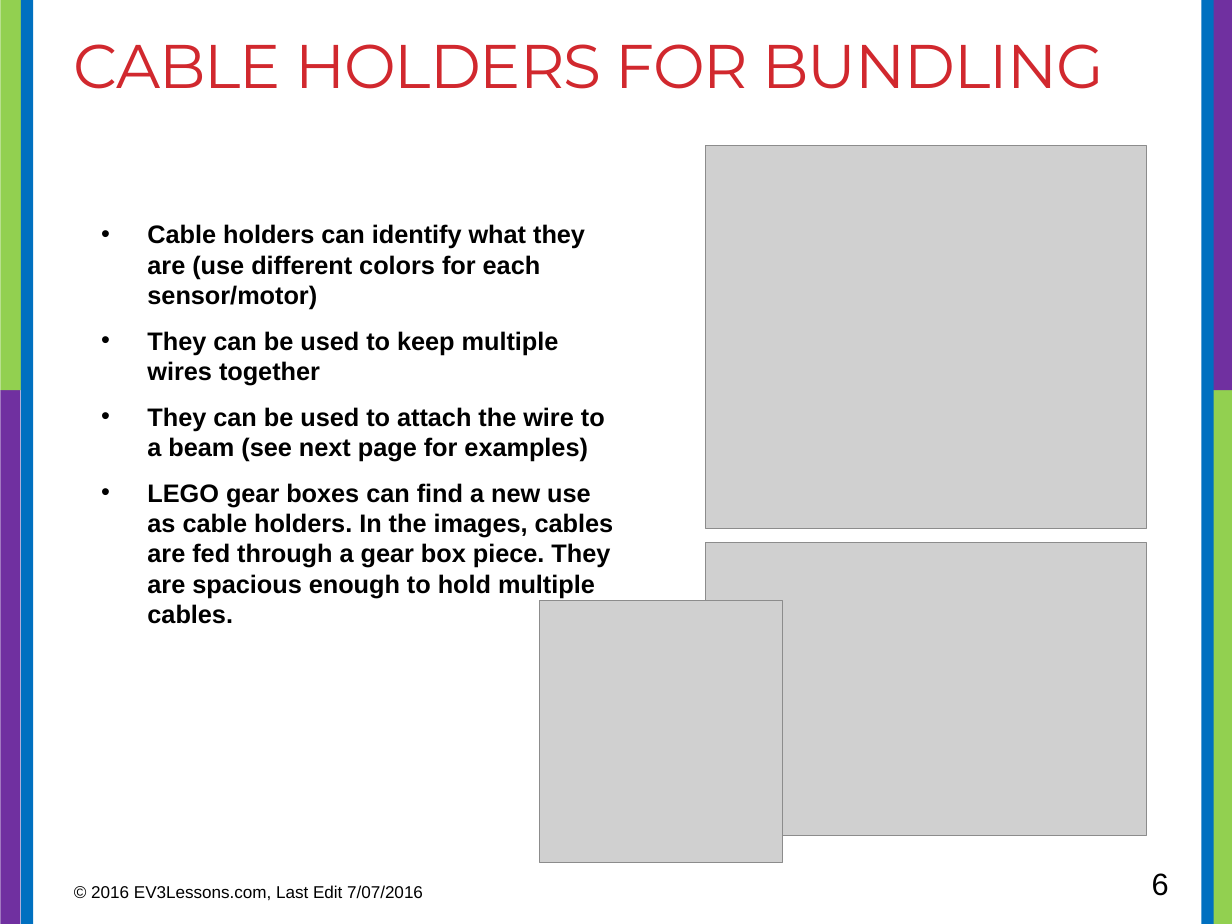
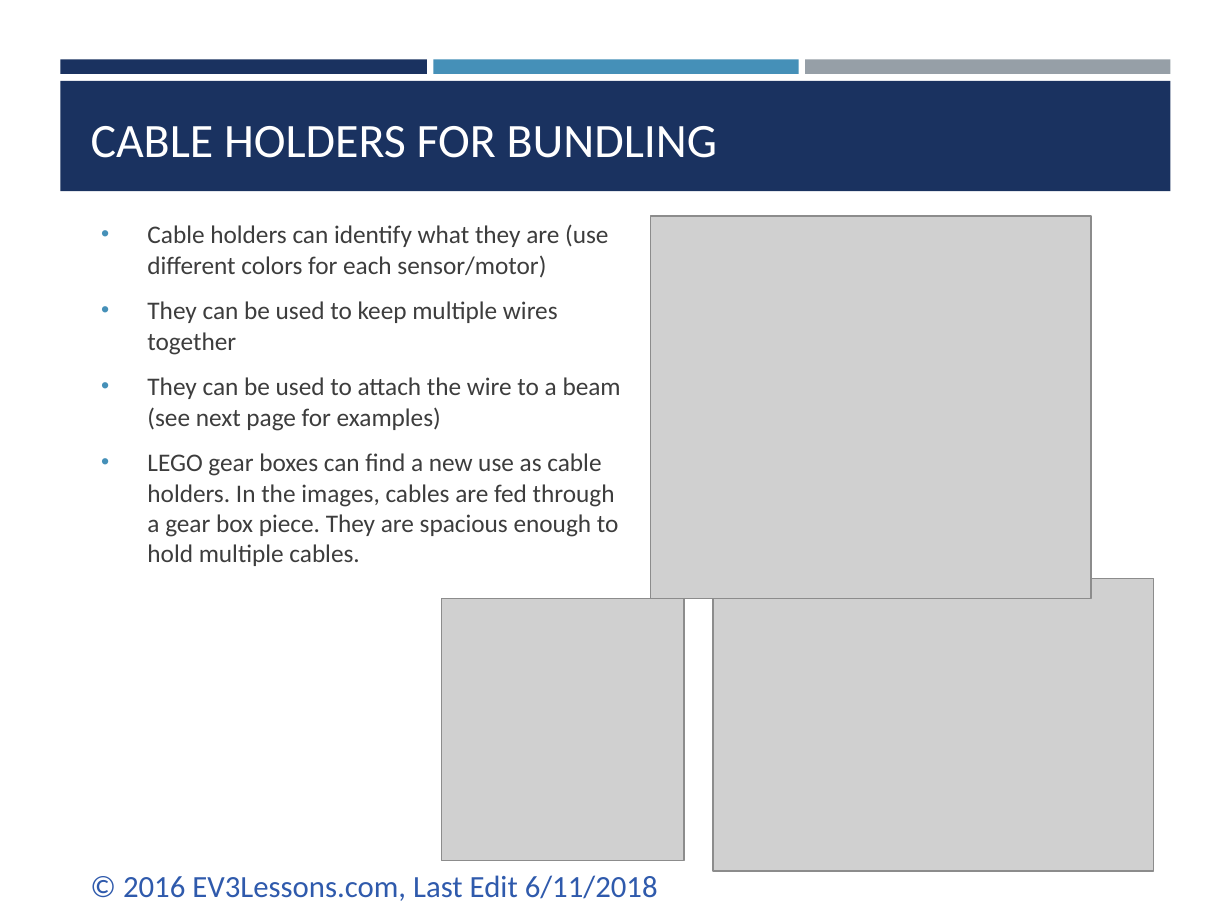
Before and after one commit to ev3lessons/FLL-Tutorials, a slide deck: slide 6 of translations/en-us/RobotGame/CableManagement.pptx. Drawn at 1232x924 pixels with LibreOffice and Linux fonts; fonts in the diff are those of the drawing; grey boxes stand for pictures. Boxes give left, top, right and bottom in pixels: in the first picture for what was removed or moved away, otherwise in the second. Text is boxed around its words. In the diff, an @@ line names an element or a change of style, - is before the commit and + after.

```diff
--- a/translations/en-us/RobotGame/CableManagement.pptx
+++ b/translations/en-us/RobotGame/CableManagement.pptx
@@ rectangle removed at [0,0,25,391] @@
@@ rectangle removed at [21,0,33,924] @@
@@ rectangle removed at [1201,0,1214,924] @@
@@ rectangle removed at [1207,0,1232,391] @@
@@ rectangle added at [60,59,426,74], fill #1A3260 @@
@@ rectangle added at [434,59,798,74], fill #4590B8 @@
@@ rectangle added at [806,59,1170,74], fill #969FA7 @@
@@ rectangle added at [60,81,1170,191], fill #1A3260 @@
@@ title "CABLE HOLDERS FOR BUNDLING": place and size @@
-title "CABLE HOLDERS FOR BUNDLING" at [74,44,1104,89]
+title "CABLE HOLDERS FOR BUNDLING" at [91,126,717,158]
@@ title "CABLE HOLDERS FOR BUNDLING" at [91,126,717,158]: size 36 to 28 pt, font Montserrat to Calibri, text colour #D1282E to #FFFFFF, letter spacing -0.6 to 0 pt; vertical alignment top to bottom @@
@@ text "Cable holders can identify what ..." at [147,224,621,566]: font Arial to Calibri, text colour #000000 to #3D3D3D, bold off @@
@@ picture: place and size @@
-picture at [706,145,1147,529]
+picture at [650,216,1092,599]
@@ rectangle removed at [0,391,20,924] @@
@@ rectangle removed at [1212,391,1232,924] @@
@@ picture: place and size @@
-picture at [540,601,782,864]
+picture at [441,599,684,861]
@@ picture: place and size @@
-picture at [706,543,1147,837]
+picture at [713,578,1154,871]
@@ text at [123,875,658,901]: text changed; size 10 to 18 pt; font Arial to Calibri; text colour #000000 to #2F5AAC @@
-© 2016 EV3Lessons.com, Last Edit 7/07/2016
+© 2016 EV3Lessons.com, Last Edit 6/11/2018
@@ page number removed at [1152,873,1169,896] @@
-6
```
Also in this commit, not shown: 8 other slides changed, 24 other files.
